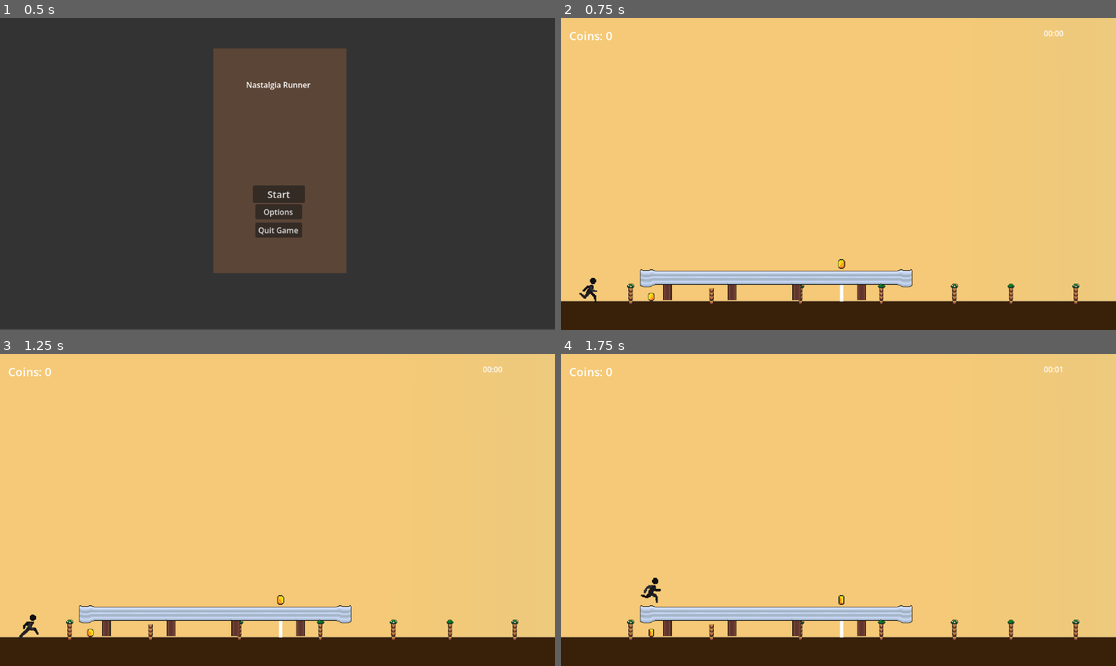
Above: before the commit, frames 1-4 (two rows, left to right).
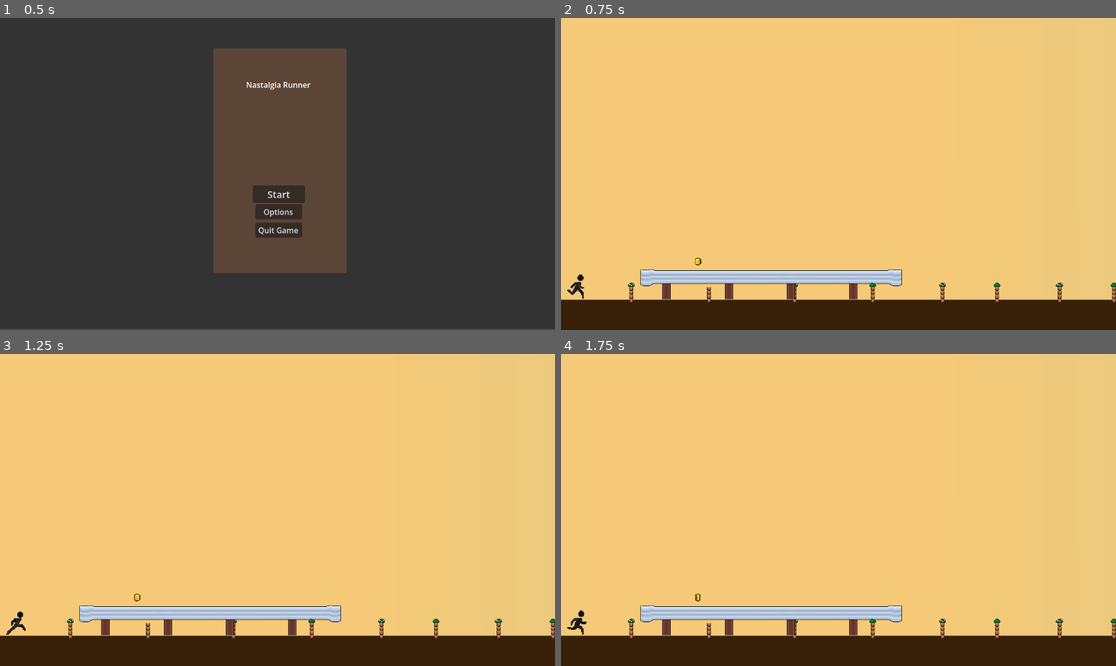
Above: after the commit, the same moments.

Repository: theejackalope/Gamin-the-Jamin
Game: Godot game, scene res://scenes/Menus/main_menu.tscn
Same seed, same stepped clock (60 frames per second), same inputs: the game is played once before the commit and once after it.
Inputs:
- Up to frame 1 (0.5 s): no input
- Up to frame 2 (0.75 s): click "Start" at 0.5 s
- Up to frame 3 (1.25 s): no input
- Up to frame 4 (1.75 s): tap Enter (ui_accept) at 1.25, 1.52 s; hold Right (ui_right) from 1.28 s (still down)

Frame 1 is identical in both runs. In frame 2, 2.9% of the frame differs, in the area x 0-100%, y 4-92%; in frame 3, 2.9%; in frame 4, 2.9%.
Error after the commit: Parse Error: Preload file "res://path/to/your/heart.png" does not exist. (res://scripts/player_character.gd:11)

Commit message:
added hearts to character

Diff:
--- a/Godot/gamin-the-jamin/scenes/Obstacles/car.tscn
+++ b/Godot/gamin-the-jamin/scenes/Obstacles/car.tscn
@@ -9,6 +9,7 @@
 
 [node name="Car" type="CharacterBody2D" unique_id=1031484839]
 script = ExtResource("1_coay0")
+move_speed = null
 
 [node name="Sprite2D" type="Sprite2D" parent="." unique_id=2057530862]
 position = Vector2(2.842171e-14, 5.684342e-14)
--- a/Godot/gamin-the-jamin/scenes/Yukon(level 1)/level1.tscn
+++ b/Godot/gamin-the-jamin/scenes/Yukon(level 1)/level1.tscn
@@ -190,22 +190,22 @@
 
 [node name="PlayerCharacter" parent="." unique_id=1140731590 groups=["player"] instance=ExtResource("5_k8edj")]
 z_index = 100
-position = Vector2(59, -16)
+position = Vector2(29, -20)
 script = ExtResource("6_k8edj")
 
 [node name="Camera2D" type="Camera2D" parent="." unique_id=1801432111 groups=["camera"]]
-position = Vector2(563, -258)
-zoom = Vector2(1.05, 1.05)
+position = Vector2(578, -265)
+zoom = Vector2(1.01, 1.01)
 script = ExtResource("3_20g6e")
 
 [node name="loonie" parent="." unique_id=1146246940 instance=ExtResource("7_e4kig")]
-position = Vector2(193, -15)
+position = Vector2(289, -85)
 
 [node name="toonie" parent="." unique_id=1590988672 instance=ExtResource("8_d15pq")]
-position = Vector2(569, -80)
+position = Vector2(1202, -79)
 
 [node name="sign" parent="." unique_id=94533221 instance=ExtResource("9_f3aqk")]
-position = Vector2(564, -7)
+position = Vector2(1201, -6)
 
 [node name="Car" parent="." unique_id=1031484839 instance=ExtResource("11_ec76h")]
 position = Vector2(2039, -46)
--- a/Godot/gamin-the-jamin/scripts/car.gd
+++ b/Godot/gamin-the-jamin/scripts/car.gd
@@ -29,3 +29,7 @@
 		if global_position.x < camera_left_edge - 100:
 			finished = true
 			queue_free()
+
+func _on_body_entered(body):
+	if body.is_in_group("player"):
+		body.take_damage()  # you can implement this on the player later
--- a/Godot/gamin-the-jamin/scripts/player_character.gd
+++ b/Godot/gamin-the-jamin/scripts/player_character.gd
@@ -1,35 +1,75 @@
 extends CharacterBody2D
+
 @onready var coin_label = $"../UI/Coin Label"
 @onready var timer_label = $"../UI/Timer Label"
+@onready var hearts_container = $"../UI/HBoxContainer"  # ← add this
 
 const SPEED = 270.0
-const JUMP_VELOCITY = -375.0
+const JUMP_VELOCITY = -400.0
+const ABSOLUTE_MAX_HEALTH = 7
+
+var heart_texture = preload("res://path/to/your/heart.png")  # ← update this path
 
 var pause_menu_scene = preload("res://scenes/Menus/pause_menu.tscn")
 var pause_menu
-
 var coins: int = 0
 var elapsed_time: float = 0.0
+var health: int = 5
+var max_health: int = 5
+var is_dead: bool = false
+var invincible: bool = false
 
 func _ready():
 	process_mode = Node.PROCESS_MODE_ALWAYS
 	coin_label.text = "Coins: 0"
 	pause_menu = pause_menu_scene.instantiate()
 	add_child(pause_menu)
+	update_hearts()  # ← add this
 
 func _process(_delta):
-	# only tick timer when game is not paused
 	if not get_tree().paused:
 		elapsed_time += _delta
 		timer_label.text = format_time(elapsed_time)
-
-	# handle pause toggle
 	if Input.is_action_just_pressed("ui_cancel"):
 		if get_tree().paused:
 			pause_menu.resume()
 		else:
 			get_tree().paused = true
 			pause_menu.show()
+
+func update_hearts():
+	for child in hearts_container.get_children():
+		child.queue_free()
+	for i in range(health):
+		var heart = TextureRect.new()
+		heart.texture = heart_texture
+		heart.custom_minimum_size = Vector2(32, 32)  # ← adjust to your heart image size
+		heart.stretch_mode = TextureRect.STRETCH_KEEP_ASPECT_CENTERED
+		hearts_container.add_child(heart)
+
+func take_damage():
+	if invincible or is_dead:
+		return
+	health -= 1
+	update_hearts()
+	if health <= 0:
+		die()
+	else:
+		invincible = true
+		await get_tree().create_timer(1.0).timeout
+		invincible = false
+
+func add_heart():
+	if max_health >= ABSOLUTE_MAX_HEALTH:
+		return
+	max_health += 1
+	health += 1
+	update_hearts()
+
+func die():
+	is_dead = true
+	await get_tree().create_timer(1.5).timeout
+	get_tree().change_scene_to_file("res://scenes/Yukon(level 1)/level1.tscn")  # ← update path
 
 func complete_level():
 	GameData.save_level("level1", coins, elapsed_time)
@@ -51,20 +91,13 @@
 	return "%02d:%02d" % [mins, secs]
 
 func _physics_process(delta: float) -> void:
-	# Add the gravity.
 	if not is_on_floor():
 		velocity += get_gravity() * delta
-
-	# Handle jump.
 	if Input.is_action_just_pressed("ui_accept") and is_on_floor():
 		velocity.y = JUMP_VELOCITY
-
-	# Get the input direction and handle the movement/deceleration.
-	# As good practice, you should replace UI actions with custom gameplay actions.
 	var direction := Input.get_axis("ui_left", "ui_right")
 	if direction:
 		velocity.x = direction * SPEED
 	else:
 		velocity.x = move_toward(velocity.x, 0, SPEED)
-
 	move_and_slide()
Not shown, changed: Obsidian vault for GTJ/Gamin The Jamin/ToDo List.md
